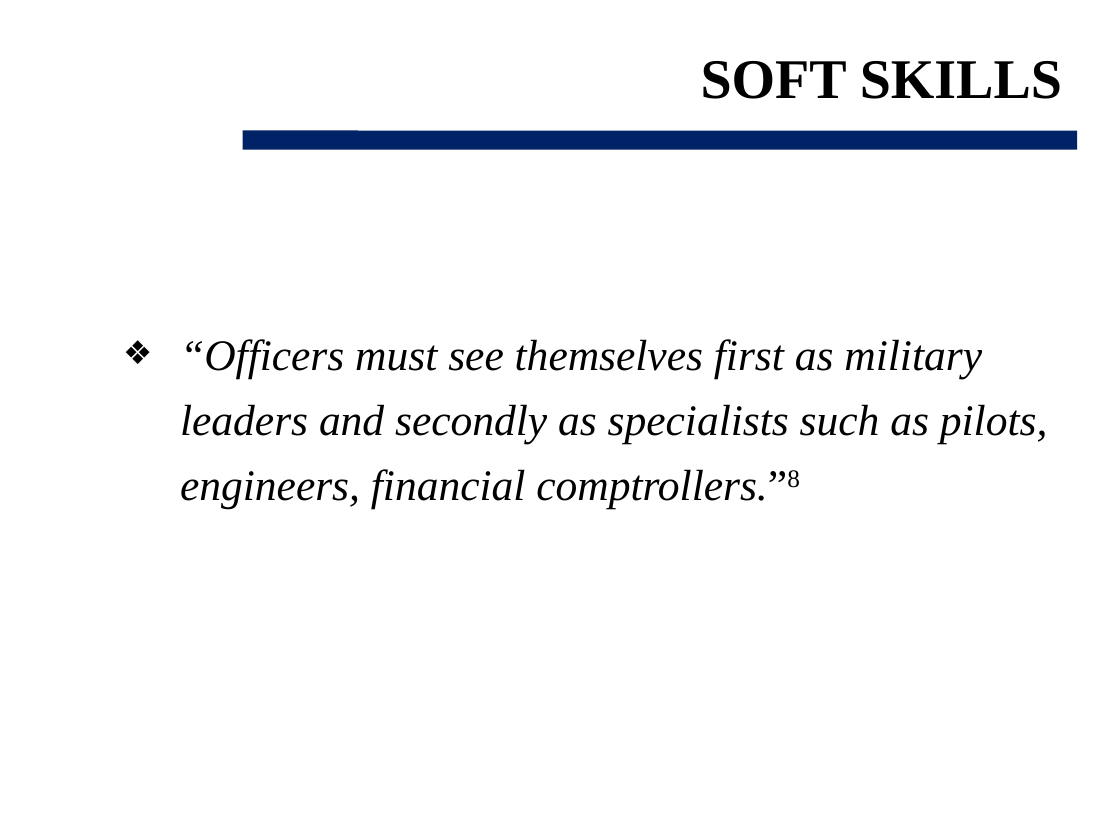
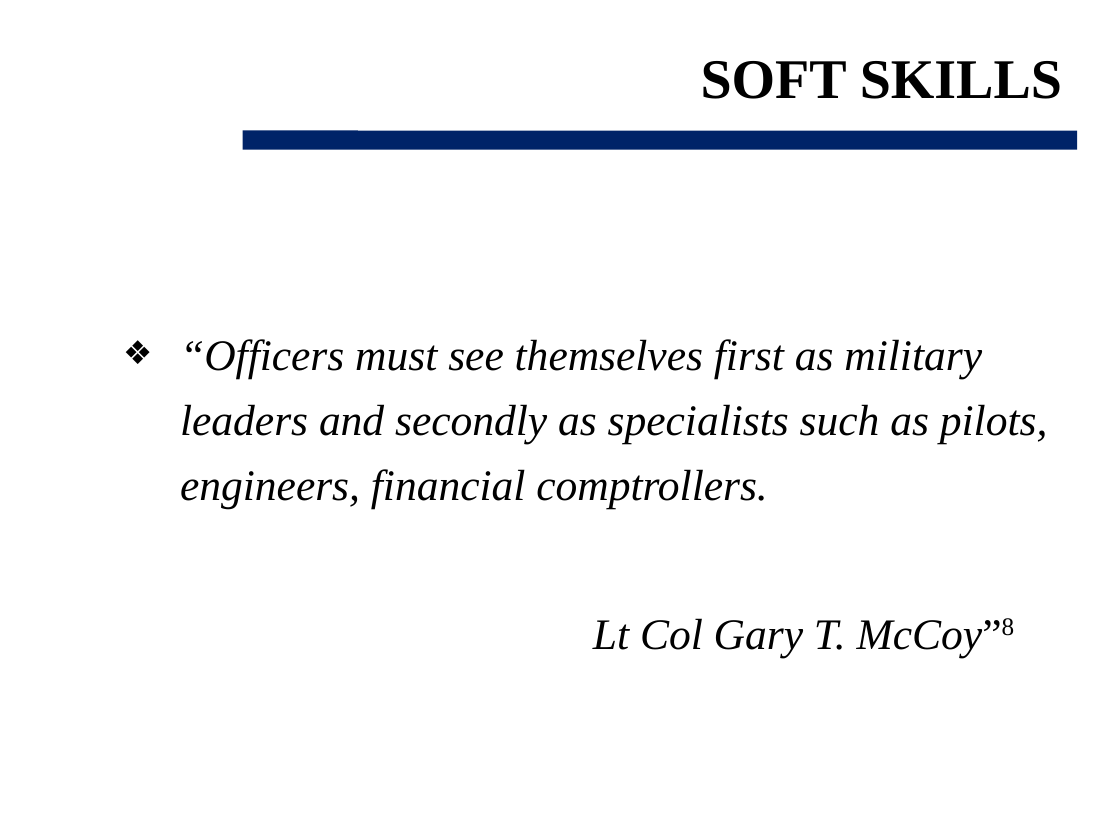
Before and after one commit to 360bobcui/OTSbackgroundpaper, a slide deck: slide 10 of position paper/Cui_1-11_17-02 position.pptx. Drawn at 1120x840 pixels with LibreOffice and Linux fonts; fonts in the diff are those of the drawing; background and template pictures are left out. Boxes give left, top, right and bottom in pixels: in the first picture for what was removed or moved away, otherwise in the second. Text is boxed around its words. In the diff, an @@ line names an element or a change of style, - is before the commit and + after.

```diff
--- a/position paper/Cui_1-11_17-02 position.pptx
+++ b/position paper/Cui_1-11_17-02 position.pptx
@@ text at (180, 339, 1048, 657): text changed @@
-❖ “Officers must see themselves first as military leaders and secondly as specialists such as pilots, engineers, financial comptrollers.”8
+❖ “Officers must see themselves first as military leaders and secondly as specialists such as pilots, engineers, financial comptrollers.
+Lt Col Gary T. McCoy”8
```
Also in this commit, not shown: 2 other files.
